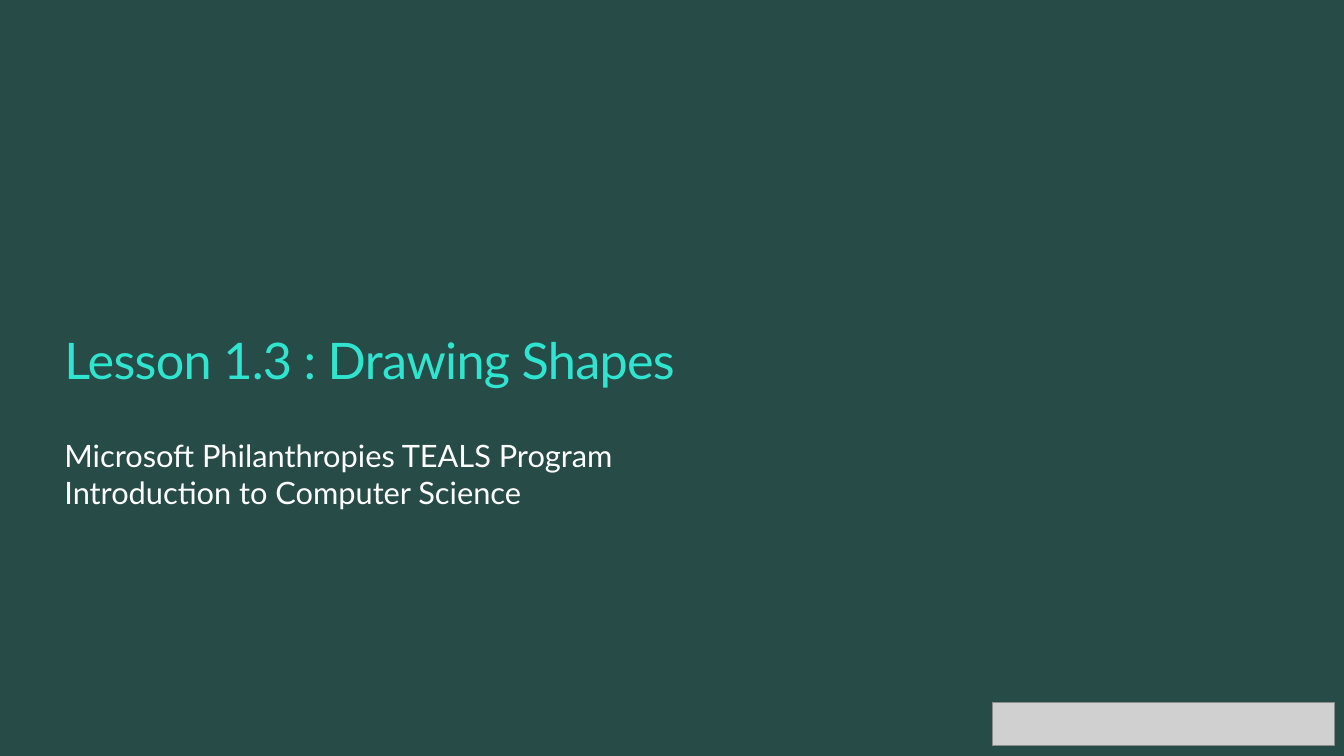
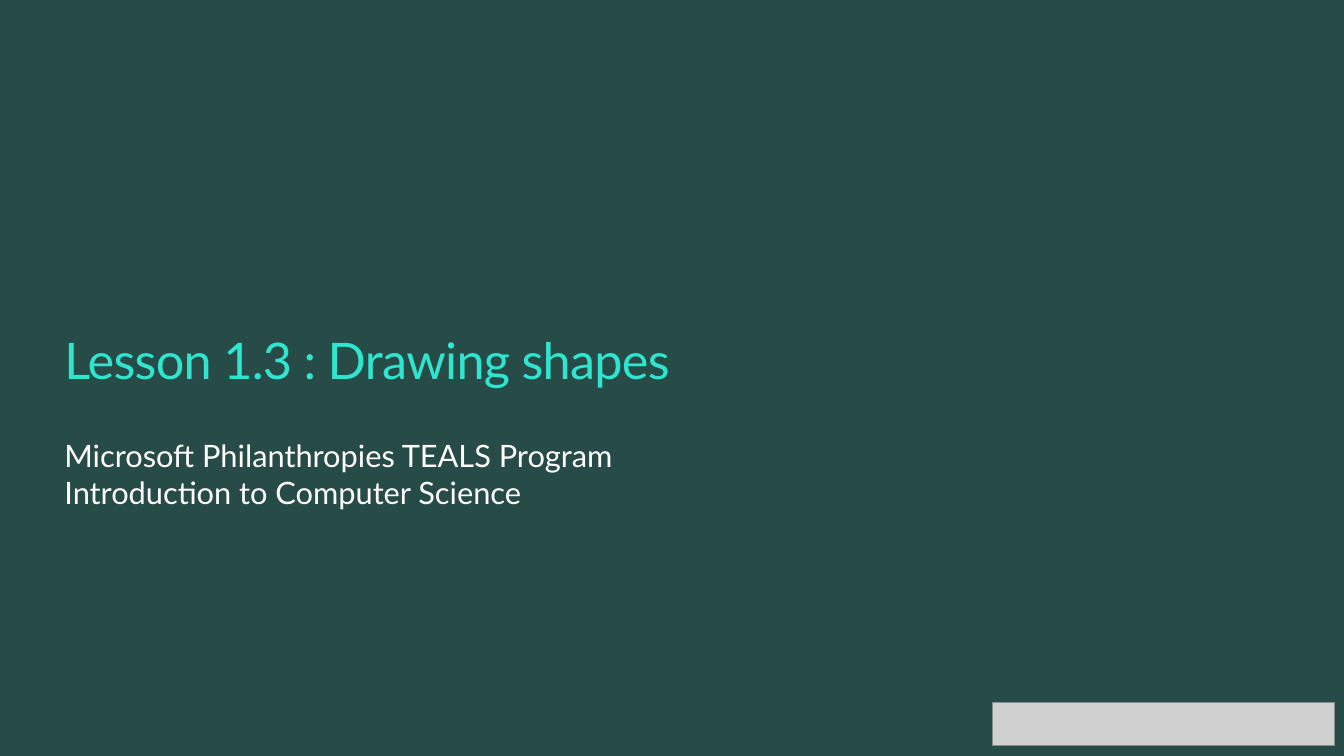
Before and after one commit to TEALSK12/introduction-to-computer-science, a slide deck: slide 1 of docs/slidedecks/TEALS SNAP 1.3.pptx. Drawn at 1344x756 pixels with LibreOffice and Linux fonts; fonts in the diff are those of the drawing; grey boxes stand for pictures; background and template pictures are left out. Boxes give left, top, right and bottom in pixels: in the first picture for what was removed or moved away, otherwise in the second. Text is boxed around its words. In the diff, an @@ line names an element or a change of style, - is before the commit and + after.

```diff
--- a/docs/slidedecks/TEALS SNAP 1.3.pptx
+++ b/docs/slidedecks/TEALS SNAP 1.3.pptx
@@ title at (x1=64, y1=342, x2=670, y2=388): text changed @@
-Lesson 1.3 : Drawing Shapes
+Lesson 1.3 : Drawing shapes
```
Also in this commit, not shown: 7 other slides changed, 16 other files.
